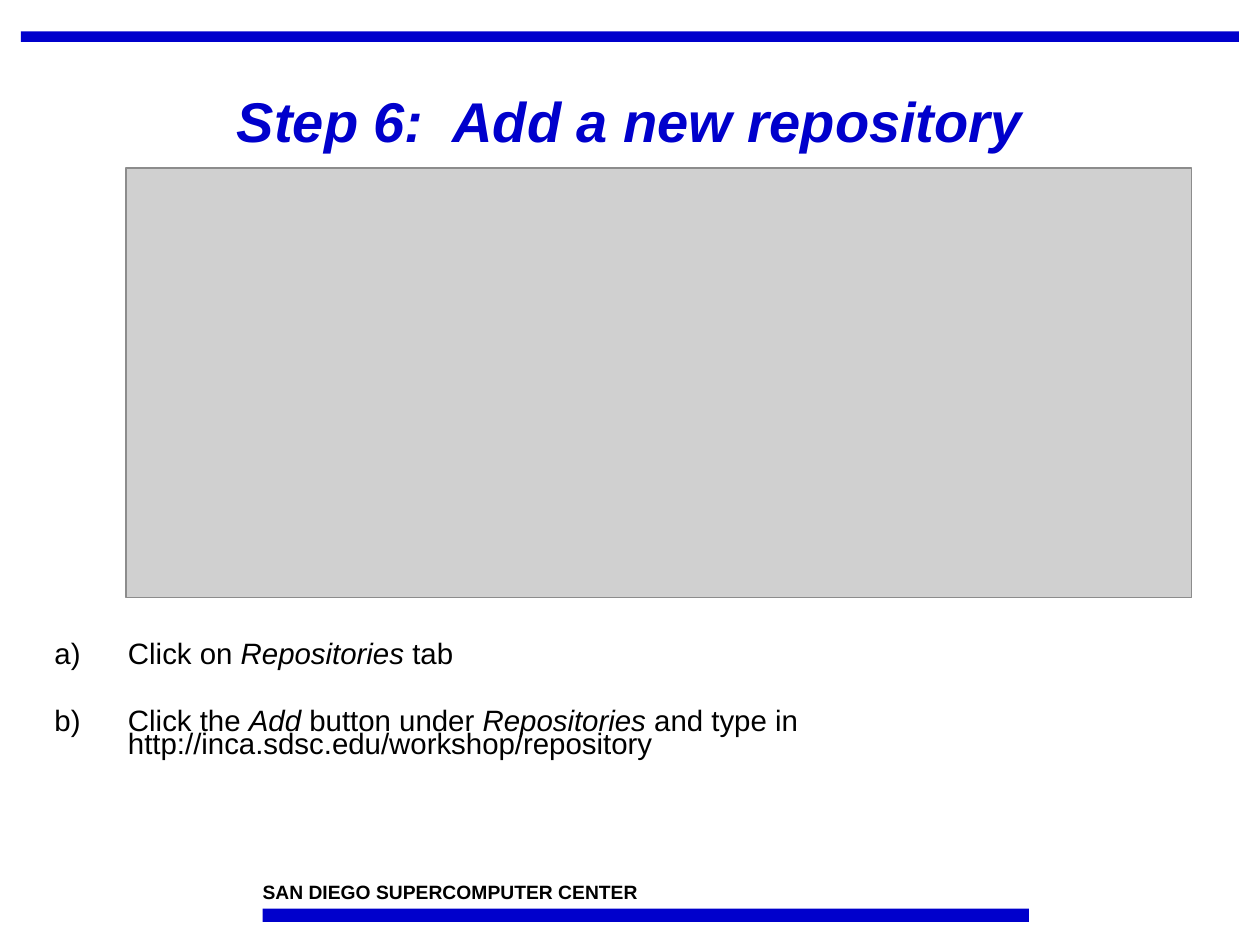
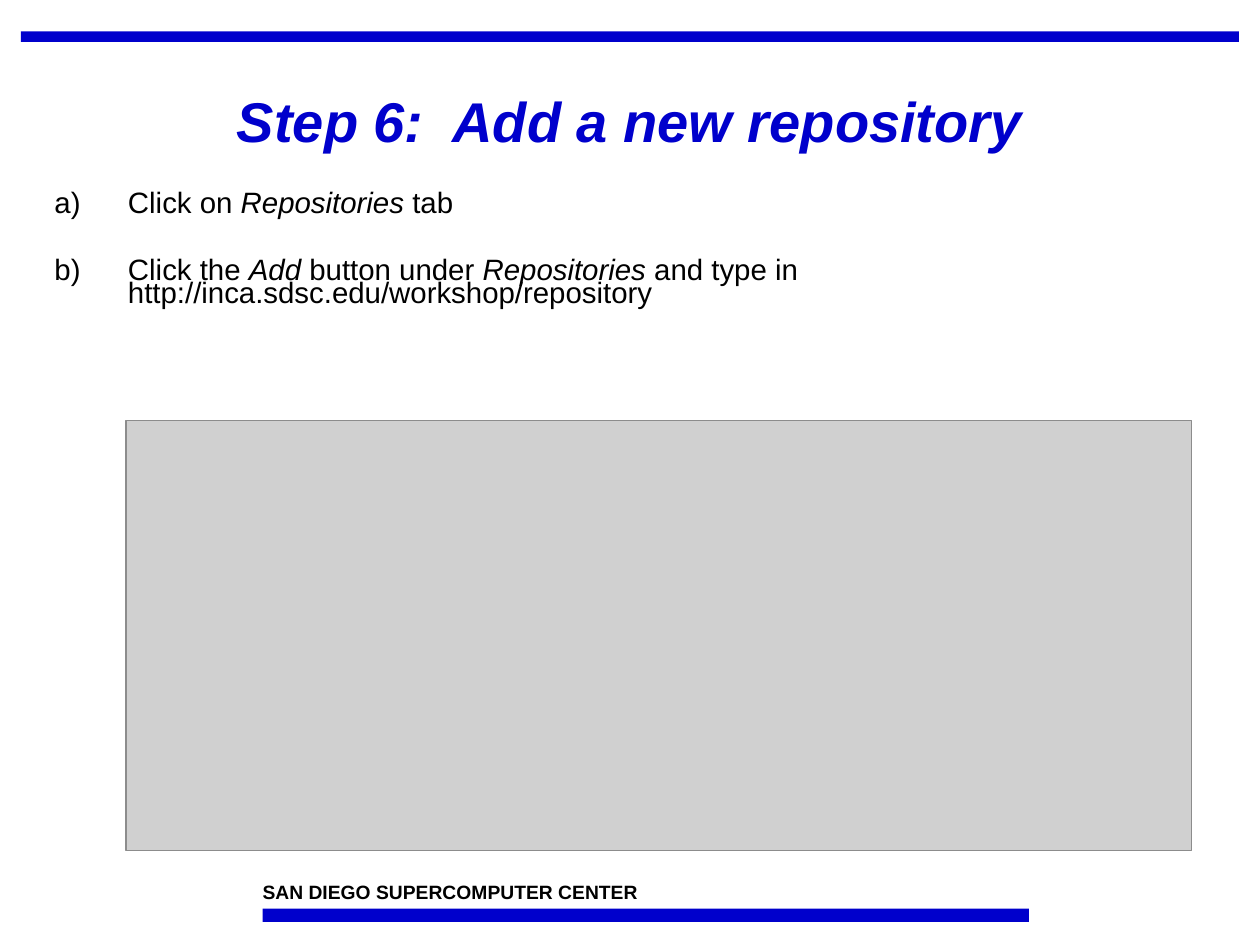
Before and after one commit to IncaProject/inca-xsede, a slide deck: slide 13 of talks/feb-06-workshop/deploy2.ppt. Drawn at 1260x945 pixels with LibreOffice and Linux fonts; fonts in the diff are those of the drawing; grey boxes stand for pictures; background and template pictures are left out. Boxes give left, top, right and bottom in pixels: in the first picture for what was removed or moved away, otherwise in the second. Text is boxed around its words. In the diff, an @@ line names an element or a change of style, - is before the commit and + after.

```diff
--- a/talks/feb-06-workshop/deploy2.ppt
+++ b/talks/feb-06-workshop/deploy2.ppt
@@ text "Click on Repositories tab" moved from (x1=128, y1=642, x2=798, y2=760) to (x1=128, y1=191, x2=798, y2=309) @@
@@ picture moved from (x1=126, y1=168, x2=1192, y2=597) to (x1=126, y1=421, x2=1192, y2=850) @@
```
Also in this commit, not shown: 6 other slides changed, 6 slides added.
